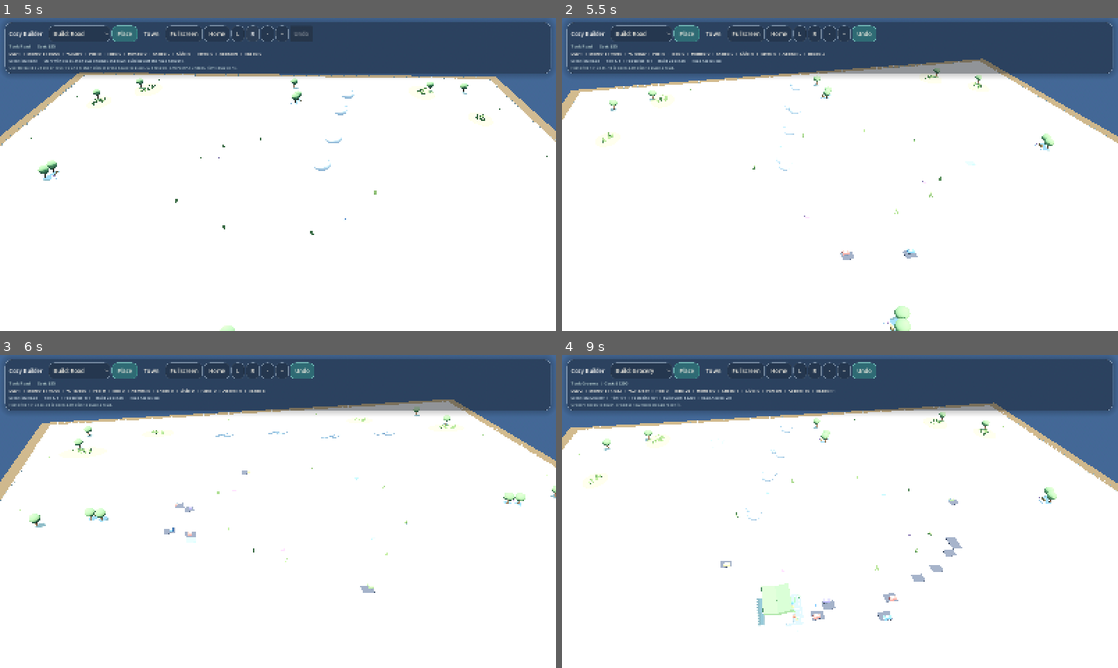
Above: before the commit, frames 1-4 (two rows, left to right).
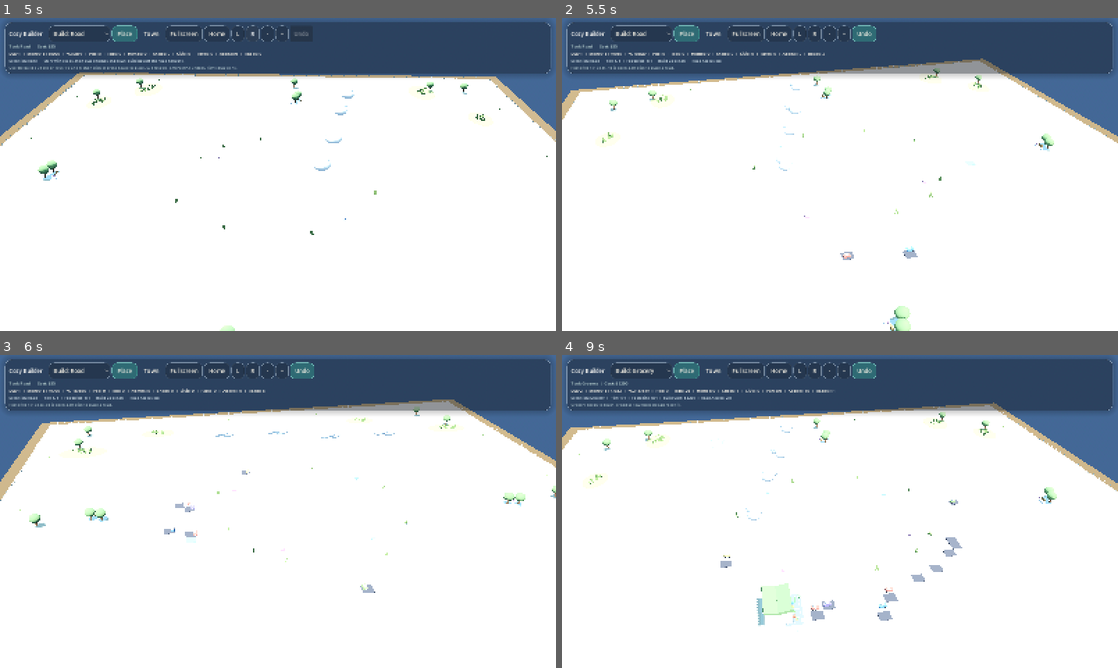
Above: after the commit, the same moments.

Repository: johnswaffles/my-backend-api
Game: Godot game, scene res://scenes/Main.tscn
Two runs of this game, one before a commit and one after it. Both use one fixed random seed, a clock stepped at 60 frames per second and the inputs below. This scene is started directly instead of the project's main scene.
Inputs (mouse positions are in pixels of both pictures, inside the frame that each line leads up to):
- Up to frame 1 (5 s): click "Build: Road" at 0.5 s; click "Place" at 1.25 s; click "Town" at 2 s; click "Home" at 2.75 s; click "L" at 3.5 s; click "R" at 4.25 s
- Up to frame 2 (5.5 s): tap Space at 5, 5.27 s; move the mouse to (962, 158) at 5.02 s; hold D from 5.03 s (still down); tap 1 at 5.1 s; click (962, 158) at 5.17 s
- Up to frame 3 (6 s): release D at 5.75 s; tap Enter at 5.75 s; drag from (166, 527) to (250, 574) at 5.77 s
- Up to frame 4 (9 s): tap Enter at 6.5, 8.75 s; move the mouse to (895, 442) at 6.52 s; hold D 6.53-7.25 s; tap 3 at 6.6 s; drag from (812, 574) to (673, 464) at 7.27 s; move the mouse to (1006, 558) at 8.02 s; hold A 8.03-8.75 s; tap 5 at 8.1 s; tap Space at 8.27 s; drag from (673, 464) to (756, 433) at 8.77 s

Frame 1 is identical in both runs. In frame 2, less than 0.1% of the frame differs, in the area x 50-64%, y 72-77%; in frame 3, less than 0.1%; in frame 4, 0.2%, in the area x 29-71%, y 45-85%.

Commit message:
Smooth ambient movement and cache lighting updates

Diff:
--- a/cozy-builder-godot/scripts/building_system.gd
+++ b/cozy-builder-godot/scripts/building_system.gd
@@ -2828,7 +2828,7 @@
 		car.set_meta("route_progress", progress)
 		var sample := _sample_ping_pong_route(route_points, route_length, progress)
 		car.position = sample["position"]
-		car.rotation.y = sample["heading"]
+		car.rotation.y = lerp_angle(car.rotation.y, float(sample["heading"]), min(1.0, delta * 10.0))
 
 	for trolley in _ambient_trolleys:
 		if not is_instance_valid(trolley):
@@ -2854,9 +2854,9 @@
 		person.set_meta("route_progress", progress)
 		var sample := _sample_ping_pong_route(route_points, route_length, progress)
 		var next_position: Vector3 = sample["position"]
-		next_position.y += abs(sin(progress * 6.0)) * 0.025
+		next_position.y += abs(sin(progress * 6.0)) * 0.018
 		person.position = next_position
-		person.rotation.y = sample["heading"]
+		person.rotation.y = lerp_angle(person.rotation.y, float(sample["heading"]), min(1.0, delta * 12.0))
 
 
 func _build_car_route(start_cell: Vector2i, index: int) -> Array[Vector3]:
--- a/cozy-builder-godot/scripts/lighting_controller.gd
+++ b/cozy-builder-godot/scripts/lighting_controller.gd
@@ -4,10 +4,20 @@
 @onready var sun: DirectionalLight3D = $Sun
 @onready var fill_light: DirectionalLight3D = $FillLight
 
+var _last_town_light_level := -1.0
+var _last_ambient_light_scale := -1.0
+var _last_window_band_count := -1
+
 
 func apply_cycle(day: int, simulation_clock: float, window_bands: Array, town_light_level: float = 0.0, ambient_light_scale: float = 1.0) -> void:
 	var town_strength: float = clampf(town_light_level, 0.0, 1.0)
 	var daylight_scale := clampf(ambient_light_scale, 0.0, 1.0)
+	var window_band_count := window_bands.size()
+	if is_equal_approx(_last_town_light_level, town_strength) and is_equal_approx(_last_ambient_light_scale, daylight_scale) and _last_window_band_count == window_band_count:
+		return
+	_last_town_light_level = town_strength
+	_last_ambient_light_scale = daylight_scale
+	_last_window_band_count = window_band_count
 	var sky_top: Color = Color(0.34, 0.62, 0.95).lerp(Color(0.24, 0.44, 0.72), 1.0 - daylight_scale)
 	var sky_horizon: Color = Color(0.74, 0.88, 1.0).lerp(Color(0.54, 0.70, 0.90), 1.0 - daylight_scale)
 	if world_environment and world_environment.environment:
--- a/cozy-builder-godot/scripts/main.gd
+++ b/cozy-builder-godot/scripts/main.gd
@@ -129,6 +129,7 @@
 var _meadow_patches: Array[MeshInstance3D] = []
 var _ambient_cars: Array[Node3D] = []
 var _ambient_people: Array[Node3D] = []
+var _last_daylight_scale := -1.0
 var _hover_root: Node3D
 var _ghost_root: Node3D
 var _ghost_nodes: Dictionary = {}
@@ -1515,7 +1516,7 @@
 	root.set_meta("mode", "car")
 	root.set_meta("start", start)
 	root.set_meta("finish", finish)
-	root.set_meta("phase", randf_range(0.0, TAU))
+	root.set_meta("route_progress", randf_range(0.0, 2.0))
 	root.set_meta("speed", randf_range(0.5, 0.95))
 	root.set_meta("heading", forward_rotation)
 
@@ -1565,7 +1566,7 @@
 	root.set_meta("mode", "person")
 	root.set_meta("start", start)
 	root.set_meta("finish", finish)
-	root.set_meta("phase", randf_range(0.0, TAU))
+	root.set_meta("route_progress", randf_range(0.0, 2.0))
 	root.set_meta("speed", randf_range(0.45, 0.88))
 
 	var coat_palette := [
@@ -1591,33 +1592,34 @@
 		if not is_instance_valid(car):
 			continue
 		var speed: float = float(car.get_meta("speed", 0.65))
-		var phase: float = float(car.get_meta("phase", 0.0)) + delta * speed
-		car.set_meta("phase", phase)
-		var motion := 0.5 + 0.5 * sin(phase)
+		var progress: float = float(car.get_meta("route_progress", 0.0)) + delta * speed
+		car.set_meta("route_progress", progress)
 		var start: Vector3 = car.get_meta("start", car.position)
 		var finish: Vector3 = car.get_meta("finish", car.position)
-		car.position = start.lerp(finish, motion)
-		car.rotation.y = float(car.get_meta("heading", car.rotation.y))
+		car.position = start.lerp(finish, progress)
+		car.rotation.y = lerp_angle(car.rotation.y, float(car.get_meta("heading", car.rotation.y)), min(1.0, delta * 10.0))
 
 	for person in _ambient_people:
 		if not is_instance_valid(person):
 			continue
 		var speed: float = float(person.get_meta("speed", 0.6))
-		var phase: float = float(person.get_meta("phase", 0.0)) + delta * speed
-		person.set_meta("phase", phase)
-		var motion := 0.5 + 0.5 * sin(phase)
+		var progress: float = float(person.get_meta("route_progress", 0.0)) + delta * speed
+		person.set_meta("route_progress", progress)
 		var start: Vector3 = person.get_meta("start", person.position)
 		var finish: Vector3 = person.get_meta("finish", person.position)
-		var next_position := start.lerp(finish, motion)
-		next_position.y += abs(sin(phase * 6.0)) * 0.025
+		var next_position := start.lerp(finish, progress)
+		next_position.y += abs(sin(progress * 6.0)) * 0.018
 		person.position = next_position
 		var look_direction := finish - start
 		if look_direction.length() > 0.01:
-			person.rotation.y = atan2(look_direction.x, look_direction.z) + (PI if cos(phase) < 0.0 else 0.0)
+			person.rotation.y = lerp_angle(person.rotation.y, atan2(look_direction.x, look_direction.z), min(1.0, delta * 12.0))
 
 
 func _update_day_night_visuals() -> void:
 	var daylight_scale := 1.0
+	if is_equal_approx(_last_daylight_scale, daylight_scale):
+		return
+	_last_daylight_scale = daylight_scale
 	var sky_top: Color = Color(0.34, 0.62, 0.95)
 	var sky_horizon: Color = Color(0.74, 0.88, 1.0)
 	if world_environment and world_environment.environment:
Not shown, changed: public/godot-playtest/index.html
Not shown, changed: public/godot-playtest/index.pck
